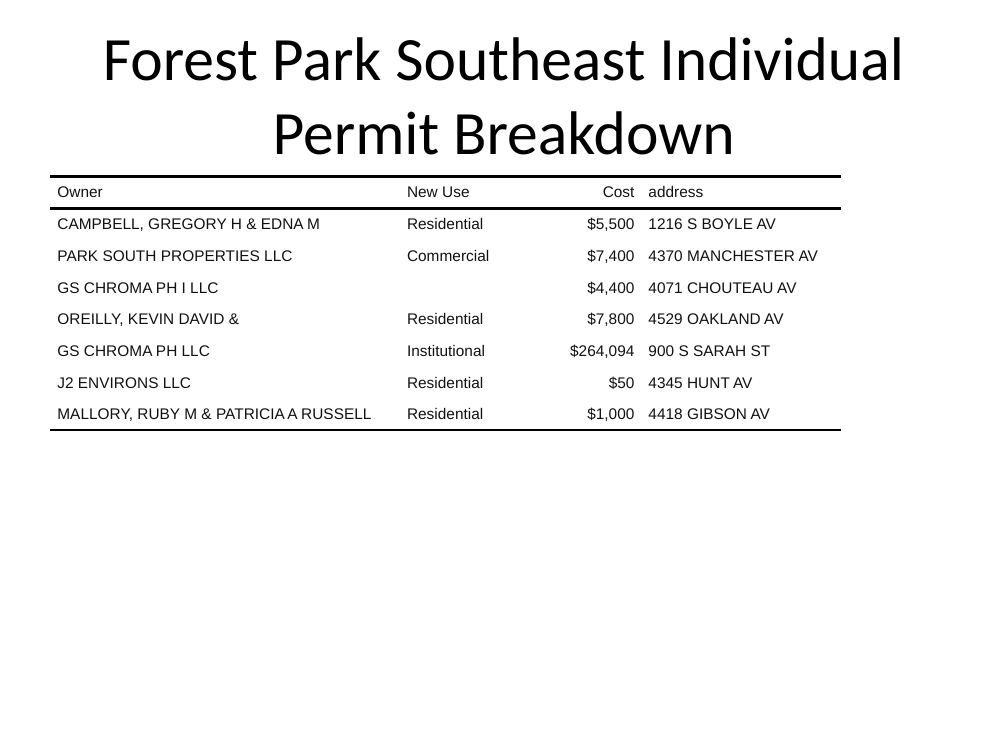
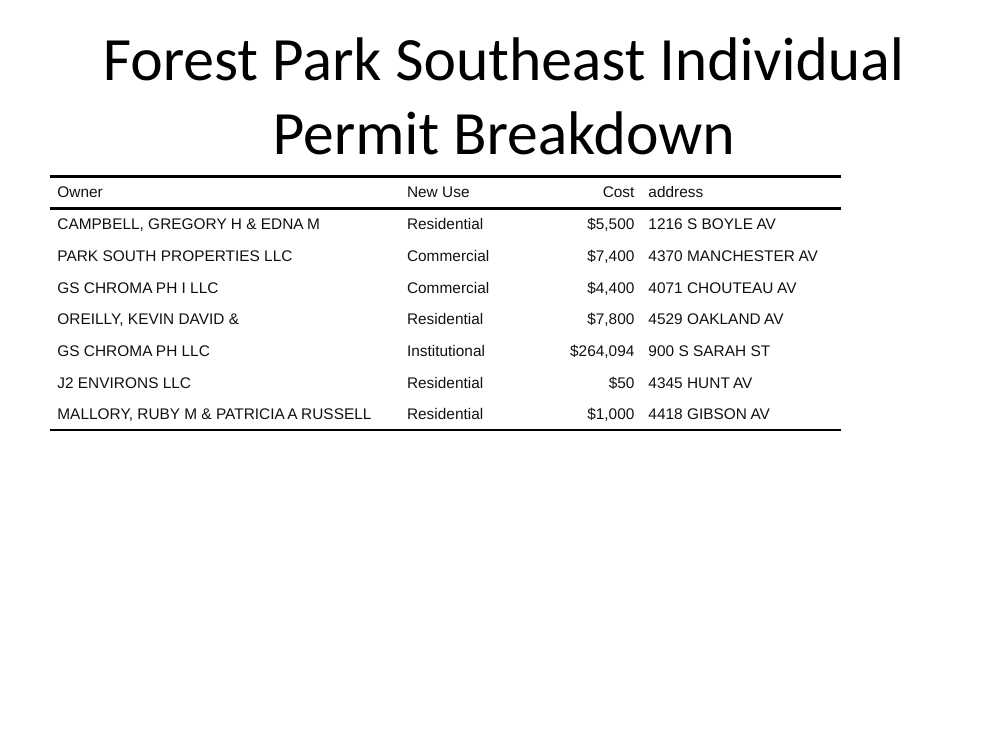
Before and after one commit to wumcrc/stl-building-permits, a slide deck: slide 9 of results/2020/March/finalreport.pptx. Drawn at 1008x756 pixels with LibreOffice and Linux fonts; fonts in the diff are those of the drawing. Boxes give left, top, right and bottom in pixels: in the first picture for what was removed or moved away, otherwise in the second. Text is boxed around its words. In the diff, an @@ line names an element or a change of style, - is before the commit and + after.

```diff
--- a/results/2020/March/finalreport.pptx
+++ b/results/2020/March/finalreport.pptx
@@ table at [50,176,842,675] @@
-row 4, column 2: 
+row 4, column 2: Commercial
```
Also in this commit, not shown: 6 other slides changed, 29 other files.
